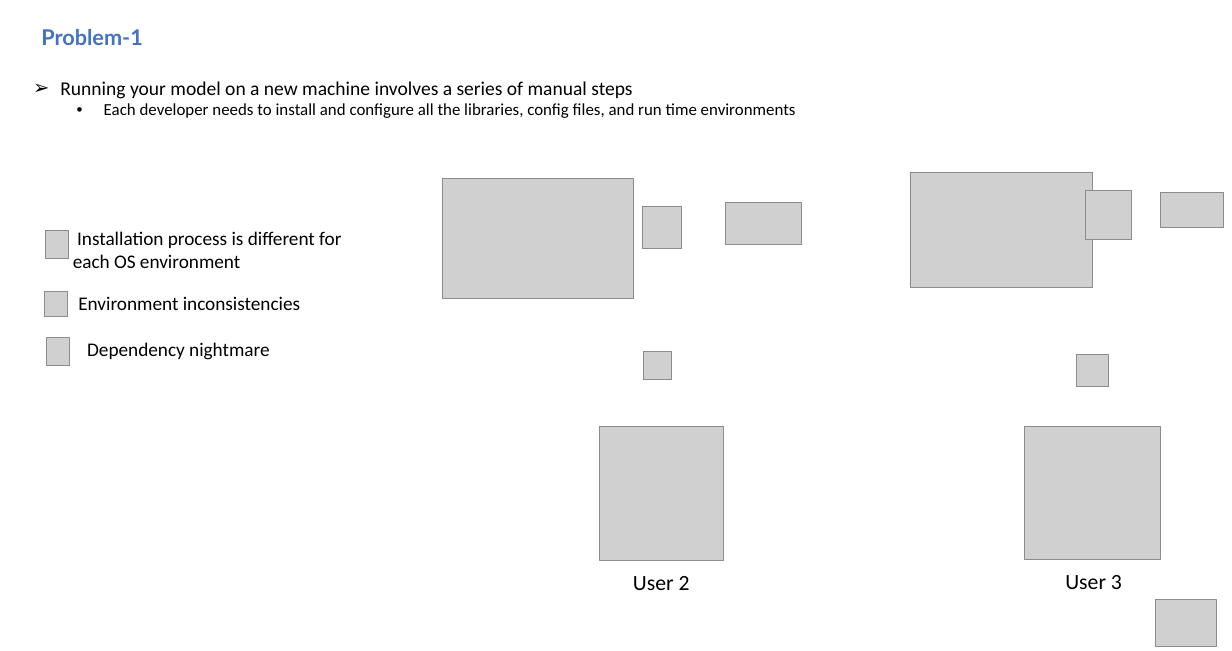
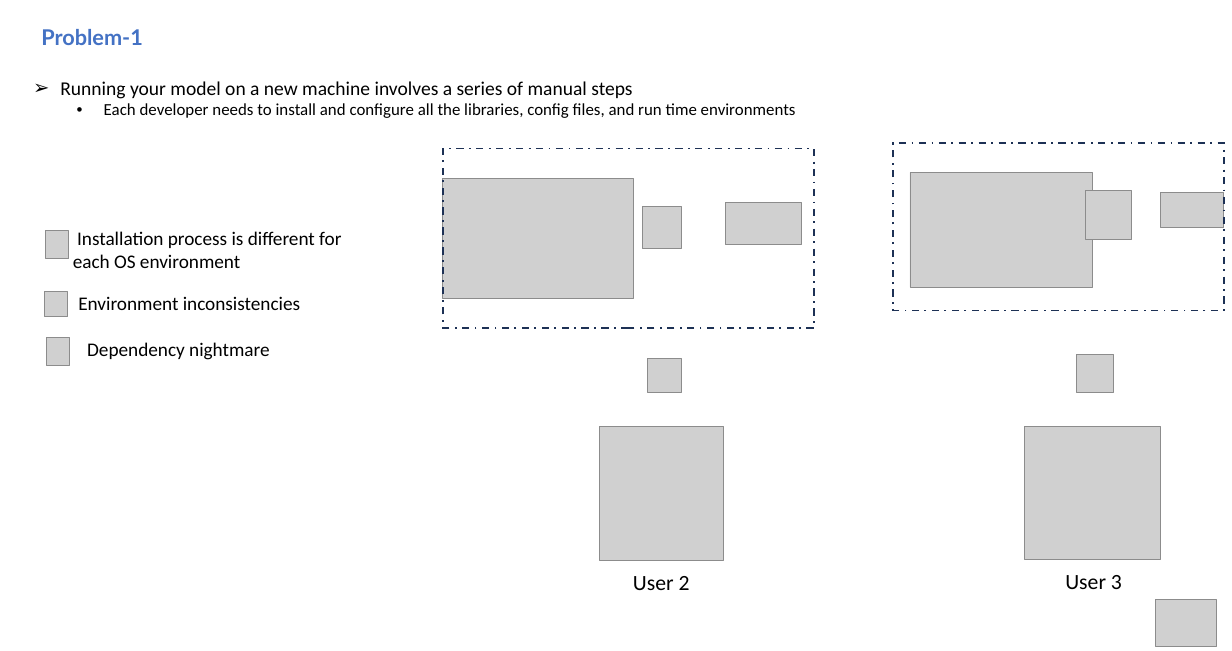
Before and after one commit to hmhwe/IMAGEN_Backend, a slide deck: slide 4 of docs/StakeholderM_CV.pptx. Drawn at 1232x651 pixels with LibreOffice and Linux fonts; fonts in the diff are those of the drawing; grey boxes stand for pictures. Boxes give left, top, right and bottom in pixels: in the first picture for what was removed or moved away, otherwise in the second. Text is boxed around its words. In the diff, an @@ line names an element or a change of style, - is before the commit and + after.

```diff
--- a/docs/StakeholderM_CV.pptx
+++ b/docs/StakeholderM_CV.pptx
@@ rectangle added at [442,148,814,327], outline #1E3256 1.5 pt dashed @@
@@ rectangle added at [893,143,1223,311], outline #1E3256 1.5 pt dashed @@
@@ picture: place and size @@
-picture at [643,351,672,380]
+picture at [647,358,681,392]
@@ picture: place and size @@
-picture at [1077,354,1109,386]
+picture at [1077,354,1114,391]
```
Also in this commit, not shown: 11 other slides changed.
